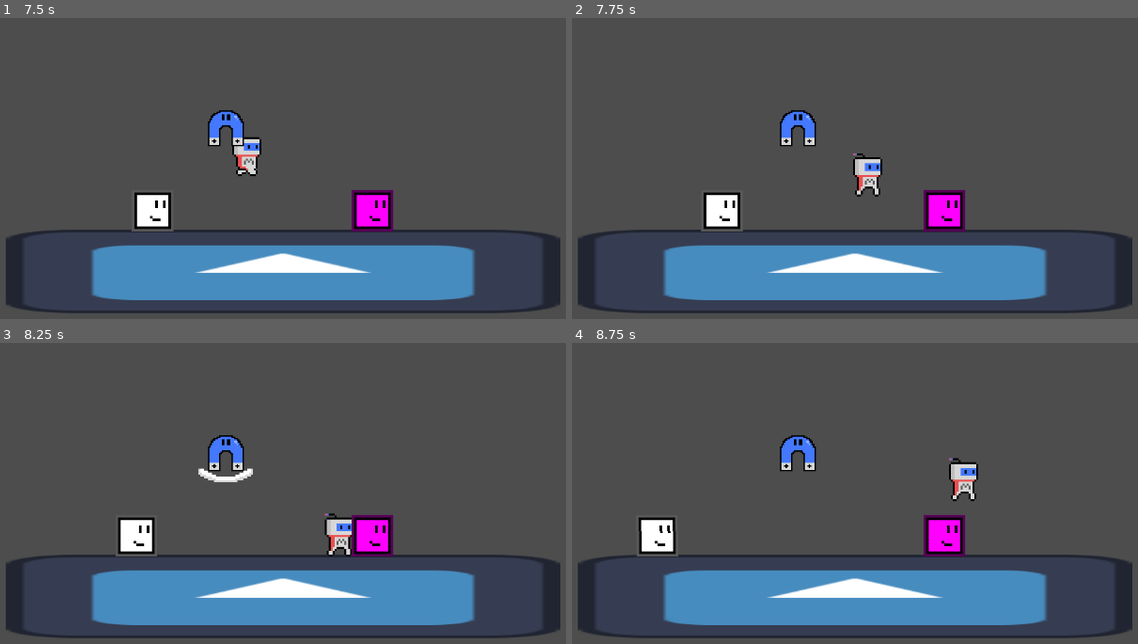
Above: before the commit, frames 1-4 (two rows, left to right).
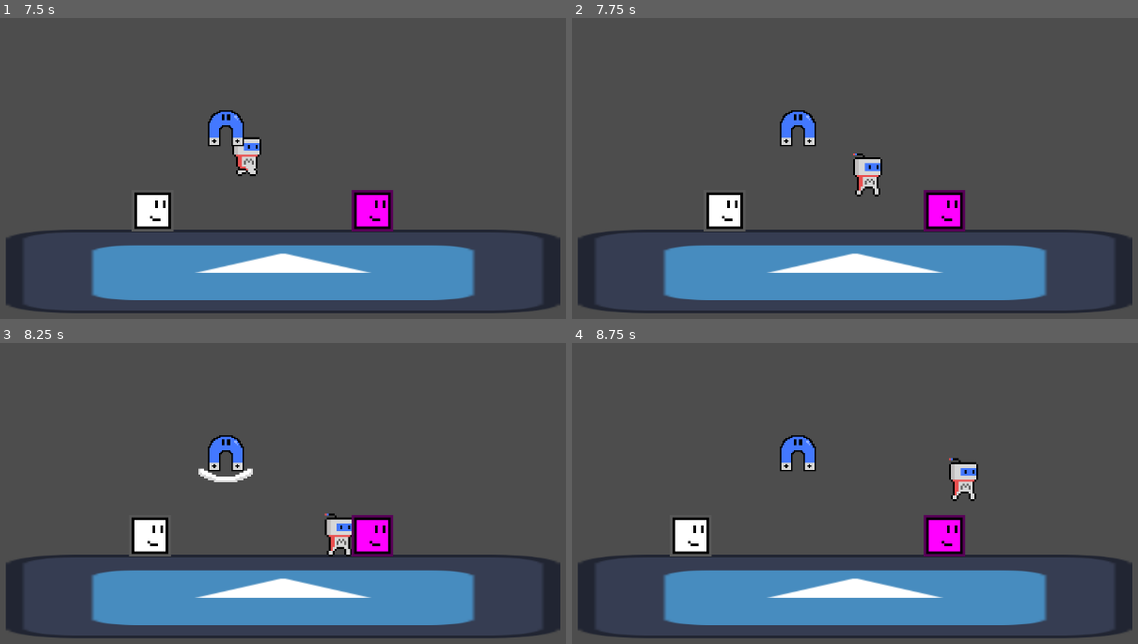
Above: after the commit, the same moments.

Repository: mrshark3959/Magnettwins-GODOT
Game: Godot game, scene res://Test.tscn
Two runs of this game, one before a commit and one after it. Both use one fixed random seed, a clock stepped at 60 frames per second and the inputs below. The engine's default icon, where the game draws it, is replaced by a stand-in: a white triangle on a blue panel in a dark square.
Inputs:
- Up to frame 1 (7.5 s): hold Right (right) 0.53-2.03 s; tap A (a) at 0.6, 4.55, 5.1 s; tap Up (up) at 0.77, 1.07, 1.52, 1.82, 3.02, 3.32, 3.77, 3.8, 4.07, 4.35, 4.52, 4.82, 6.02, 6.32, 6.77, 7.07 s; tap D (d) at 0.8, 1.35, 5.3, 5.85 s; tap E (e) at 1.55, 2.1, 6.05, 6.6 s; hold Left (left) 2.03-2.78 s; tap S (s) at 2.3, 2.85, 6.8, 7.35 s; hold Right (right) 2.78-4.28 s; tap Space (space) at 3.05 s; hold Space (space) 3.53-4.28 s; hold Left (left) 4.28-5.03 s; hold Right (right) 5.03-5.78 s; hold Left (left) 5.78-7.28 s; hold Right (right) from 7.28 s (still down)
- Up to frame 2 (7.75 s): keep holding Right (right); tap Up (up) at 7.52 s; tap Space (space) at 7.55 s
- Up to frame 3 (8.25 s): keep holding Right (right); tap Up (up) at 7.82 s; hold Space (space) from 8.03 s (still down)
- Up to frame 4 (8.75 s): keep holding Right (right); keep holding Space (space); tap Up (up) at 8.3 s

Frame 1 is identical in both runs. In frame 2, 0.3% of the frame differs, in the area x 22-31%, y 57-71%; in frame 3, 0.8%; in frame 4, 1.6%, in the area x 11-25%, y 57-71%.

Commit message:
Bugfixes

Diff:
--- a/Test.tscn
+++ b/Test.tscn
@@ -107,8 +107,8 @@
 collision_mask = 4
 
 [node name="CollisionShape2D" type="CollisionShape2D" parent="Ferrus/TriggerPositive/Snap"]
-position = Vector2(0, 60)
-scale = Vector2(5, 5)
+position = Vector2(0, 40)
+scale = Vector2(3, 10)
 shape = SubResource("RectangleShape2D_kjrvo")
 
 [node name="Texture" type="AnimatedSprite2D" parent="Ferrus"]
@@ -153,11 +153,11 @@
 collision_mask = 8
 
 [node name="CollisionShape2D" type="CollisionShape2D" parent="Ferrus/TriggerNegitive/Snap"]
-position = Vector2(0, 60)
-scale = Vector2(5, 5)
+position = Vector2(0, 40)
+scale = Vector2(3, 10)
 shape = SubResource("RectangleShape2D_kjrvo")
 
-[node name="Block" type="RigidBody2D" parent="."]
+[node name="Block" type="RigidBody2D" parent="." groups=["Blocks"]]
 position = Vector2(188, -139)
 collision_layer = 9
 collision_mask = 10
@@ -174,7 +174,7 @@
 scale = Vector2(4, 4)
 texture = ExtResource("5_lrj14")
 
-[node name="AnchorBlock" type="RigidBody2D" parent="."]
+[node name="AnchorBlock" type="RigidBody2D" parent="." groups=["Blocks"]]
 modulate = Color(1, 0, 1, 1)
 position = Vector2(431, -139)
 collision_layer = 5
--- a/anchorarea.gd
+++ b/anchorarea.gd
@@ -15,7 +15,6 @@
 	if  get_overlapping_areas().size() > 0 && Input.is_action_pressed("space"):
 		get_parent().set_freeze_enabled(false)
 		#print("LIGHT YAGAMI")
-		get_parent().set_collision_layer_value(1, false)
 		get_parent().set_gravity_scale(1)
 		get_parent().linear_velocity  = Vector2.ZERO
 	else:
@@ -24,6 +23,8 @@
 		get_parent().linear_velocity  = Vector2.ZERO
 	if !Input.is_action_pressed("space"):
 		get_parent().set_collision_layer_value(1, true)
+	if area.get_parent().name == "Ferrus" && area.positiveType == area.positiveMode:
+		get_parent().set_collision_layer_value(1, false)
 func _on_area_exited(area: Area2D) -> void:
 	call_deferred('_on_area_entered_exited', area)
 func _on_area_entered(area: Area2D) -> void:
--- a/project.godot
+++ b/project.godot
@@ -18,6 +18,10 @@
 [dotnet]
 
 project/assembly_name="Magnetwins"
+
+[global_group]
+
+Blocks=""
 
 [input]
 
--- a/trigger.gd
+++ b/trigger.gd
@@ -39,7 +39,7 @@
 				snapbody.set_collision_layer_value(1, true)
 			snapbody = null
 	else:
-		set_gravity(-4000)
+		set_gravity(-1000)
 		snapbody = null
 		if (Input.is_action_pressed("space")):
 			set_gravity_space_override_mode(Area2D.SPACE_OVERRIDE_REPLACE)
@@ -61,6 +61,6 @@
 
 
 func _on_snap_body_entered(body: Node2D) -> void:
-	if Input.is_action_pressed("space") && snapbody == null && gravity_space_override == Area2D.SPACE_OVERRIDE_REPLACE && positiveType == positiveMode:
+	if Input.is_action_pressed("space") && snapbody == null && gravity_space_override == Area2D.SPACE_OVERRIDE_REPLACE && positiveType == positiveMode && body.is_in_group('Blocks'):
 		snapbody = body
 		snapbody.set_collision_layer_value(1, false)
